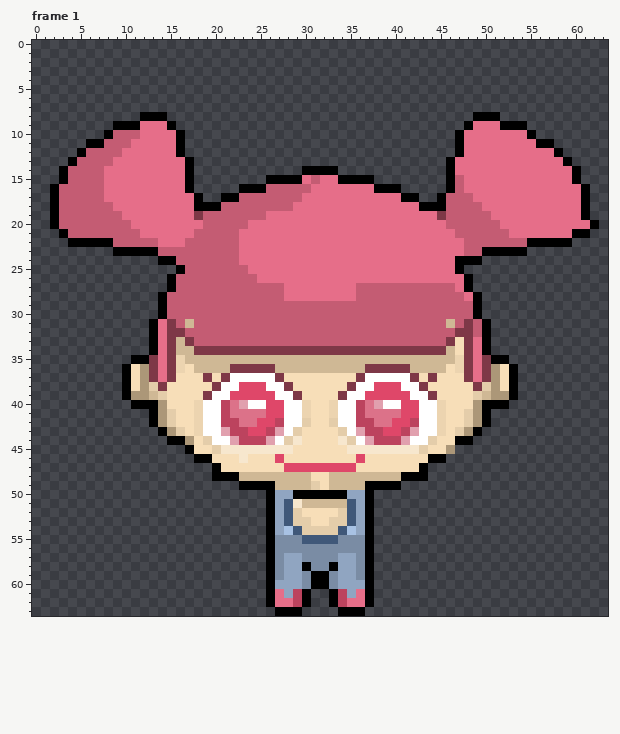
Two states of a pixel-art file, assets/sprites/legval/farmer.ase. Above: the version before the commit.
64x64 pixels, 2 frames. Shown: frame 1. The commit also changed other frames, which this record leaves out.
Now the later version:
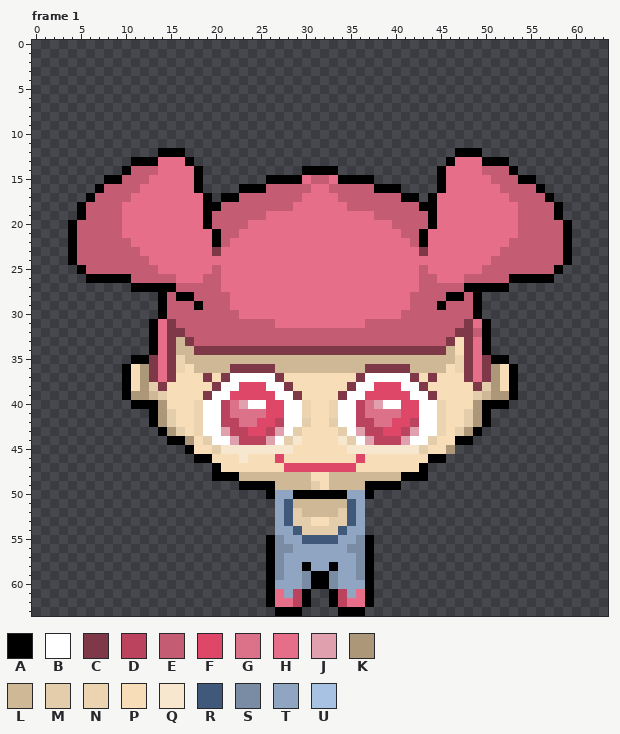
Palette (. is transparent): A #000000  B #ffffff  C #7e3847  D #bc435e  E #c45c73  F #df4769  G #dc7289  H #e66e89  J #e1a0ae  K #ac9778  L #cfb895  M #e4cdaa  N #ecd4b0  P #f7deb8  Q #f7e7ce  R #405879  S #7a8ca4  T #90a5c1  U #a8c2e4
Change:
Changed rows in their new state; - is an unchanged pixel.
Frame 1:
first column x 2:
 8 ----------...----------------------------------...-----------
 9 -------.......--------------------------------.......--------
10 ------.........------------------------------.........-------
11 ----...........------------------------------...........-----
12 ---.........AA--------------------------------AA.........----
13 --.......AAA------------------------------------AAA.......---
14 -.......AEEE---HA--------------------------AH---EEEA.......--
15 -.....AAEEE----HA-------------E------------AHH---EEEAA.....--
16 .....AEEEE-----HA--------------EEEEE-------AHH----EEEEA.....-
17 ....A-EEE-------HA--------------EEEEEEE---AHHHH----EEEEA....-
18 ...A---E--------H----------------EEEEEEEE--HHHHH----EEEEA...-
19 ...A------------HA------------------EEEEEEAHHHHHH---EEEEA...-
20 ..A-----H--------A--------------------EEEEA-HHHHHH--EEEEEA...
21 -.A-----HH------HHA--------------------EEA---HHHHHH-EEEEEA..-
22 ---EEEE--HHH---HHHA-H-------------------EA----HHHHH--EEEE----
23 --AEEEEEEEHHHHHHHHCHH--------------------C----HHHHEEEEEEEA---
24 --AEEEEEEEEHHHHHHHHHH------------------------HHHHEEEEEEEEA---
25 ---AEEEEEEEEHHHHHH-HHH-------------------E---HHHEEEEEEEEA----
26 ----AAAAAEEEEEHHH--HHHH------------------EE---EEEEEAAAAA-----
27 ---------AAAA------HHHHHHH--------HHHHHHH----E-AAAA----------
28 --------------AA----HHHHHH--------HHHHHH----AAE--------------
29 ----------------A---HHHHHHHHHHHHHHHHHHHH---A-----------------
30 ---------------------HHHHHHHHHHHHHHHHHH----------------------
31 ---------------E---------HHHHHHHHHH---------E--H-------------
first column x 26:
51 .--L-------.
52 .---LLLL---.
53 .----------.
54 .-T------T-.
55 --TT----TT--
56 ---TTTTTT---
57 ----TTTT----
58 -----TT-----
